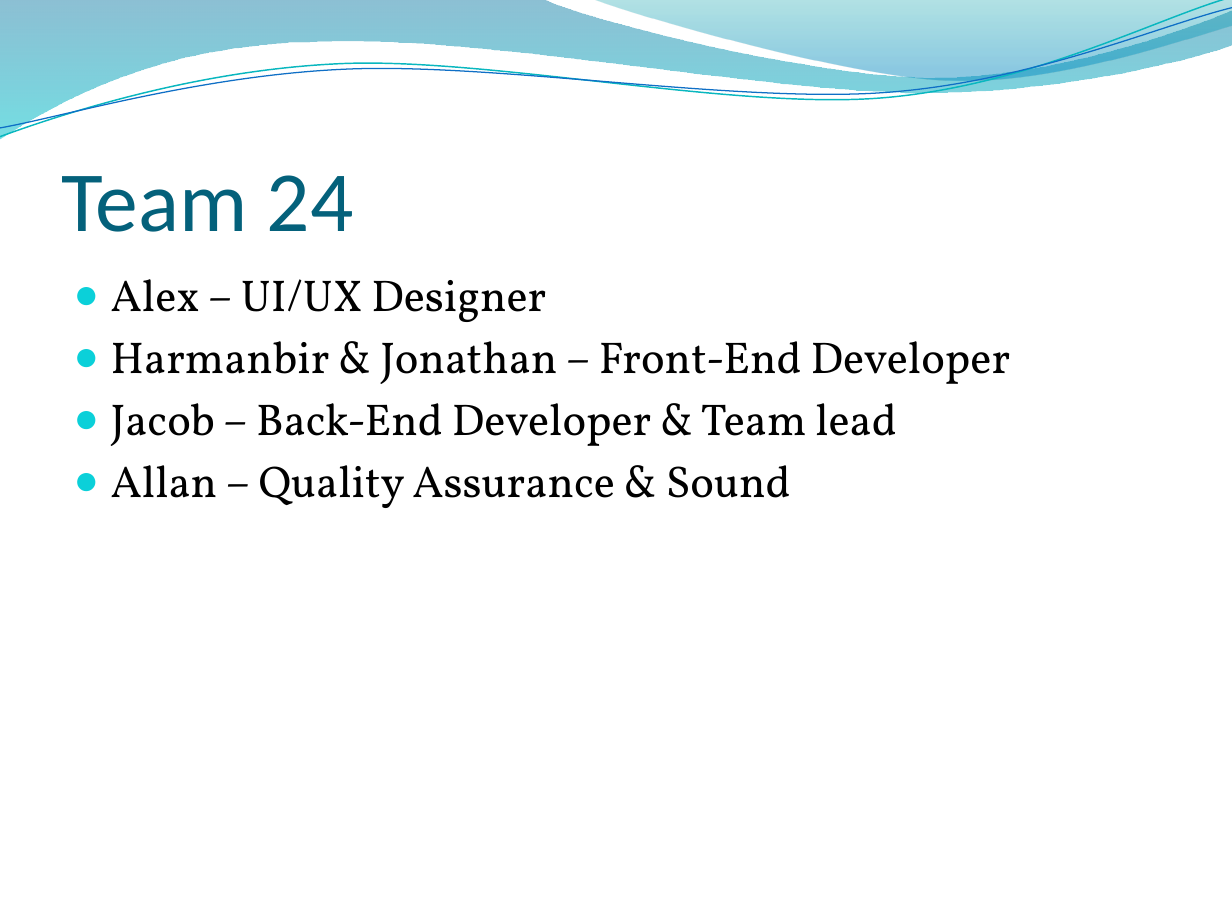
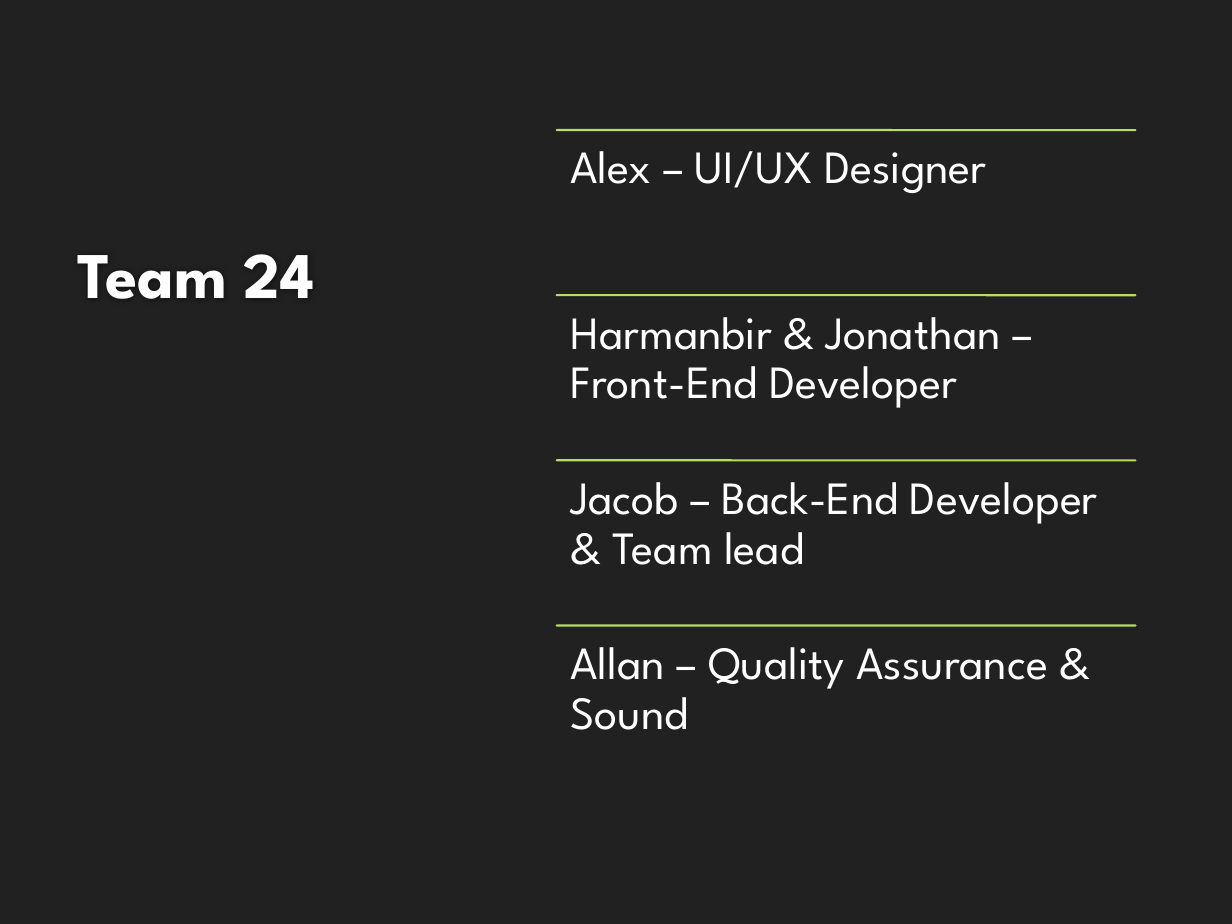
Before and after one commit to HarmanbirD/WaterQwiz, a slide deck: slide 3 of Wasted Water Quiz.pptx. Drawn at 1232x924 pixels with LibreOffice and Linux fonts; fonts in the diff are those of the drawing; background and template pictures are left out. Boxes give left, top, right and bottom in pixels: in the first picture for what was removed or moved away, otherwise in the second. Text is boxed around its words. In the diff, an @@ line names an element or a change of style, - is before the commit and + after.

```diff
--- a/Wasted Water Quiz.pptx
+++ b/Wasted Water Quiz.pptx
@@ background picture (left out) to #212121 @@
@@ freeform shape removed at [0, 0, 1232, 139] @@
@@ freeform shape removed at [0, 0, 1232, 144] @@
@@ freeform shape removed at [0, 8, 1232, 137] @@
@@ freeform shape removed at [590, 0, 1232, 85] @@
@@ title "Team 24": place and size @@
-title "Team 24" at [62, 175, 354, 232]
+title "Team 24" at [77, 254, 315, 299]
@@ title "Team 24" at [77, 254, 315, 299]: size 50 to 38 pt, font Calibri to League Spartan, text colour #04617B to #FEFEFE, bold on; vertical alignment bottom to top @@
@@ text removed at [111, 279, 1011, 508] @@
-● Alex – UI/UX Designer
-● Harmanbir & Jonathan – Front-End Developer
-● Jacob – Back-End Developer & Team lead
-● Allan – Quality Assurance & Sound
@@ group added at [557, 131, 1136, 730]: 4 lines, 4 texts @@
+Alex – UI/UX Designer
+Harmanbir & Jonathan – Front-End Developer
+Jacob – Back-End Developer & Team lead
+Allan – Quality Assurance & Sound
```
Also in this commit, not shown: 8 other slides changed, 2 other files.
